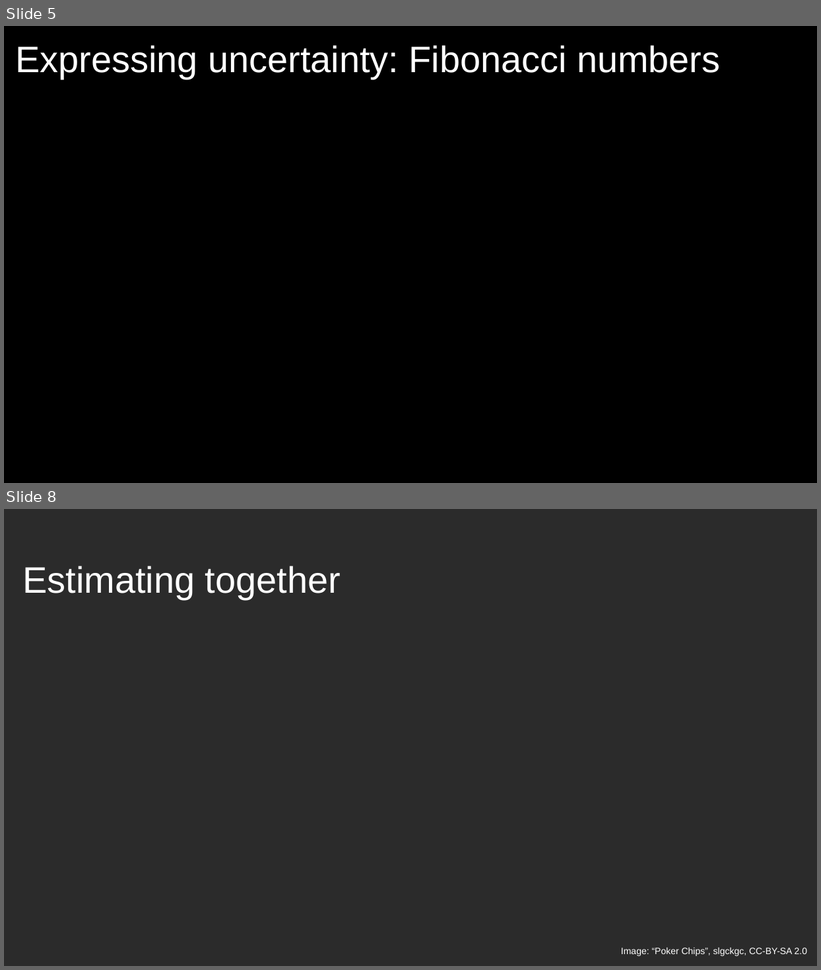
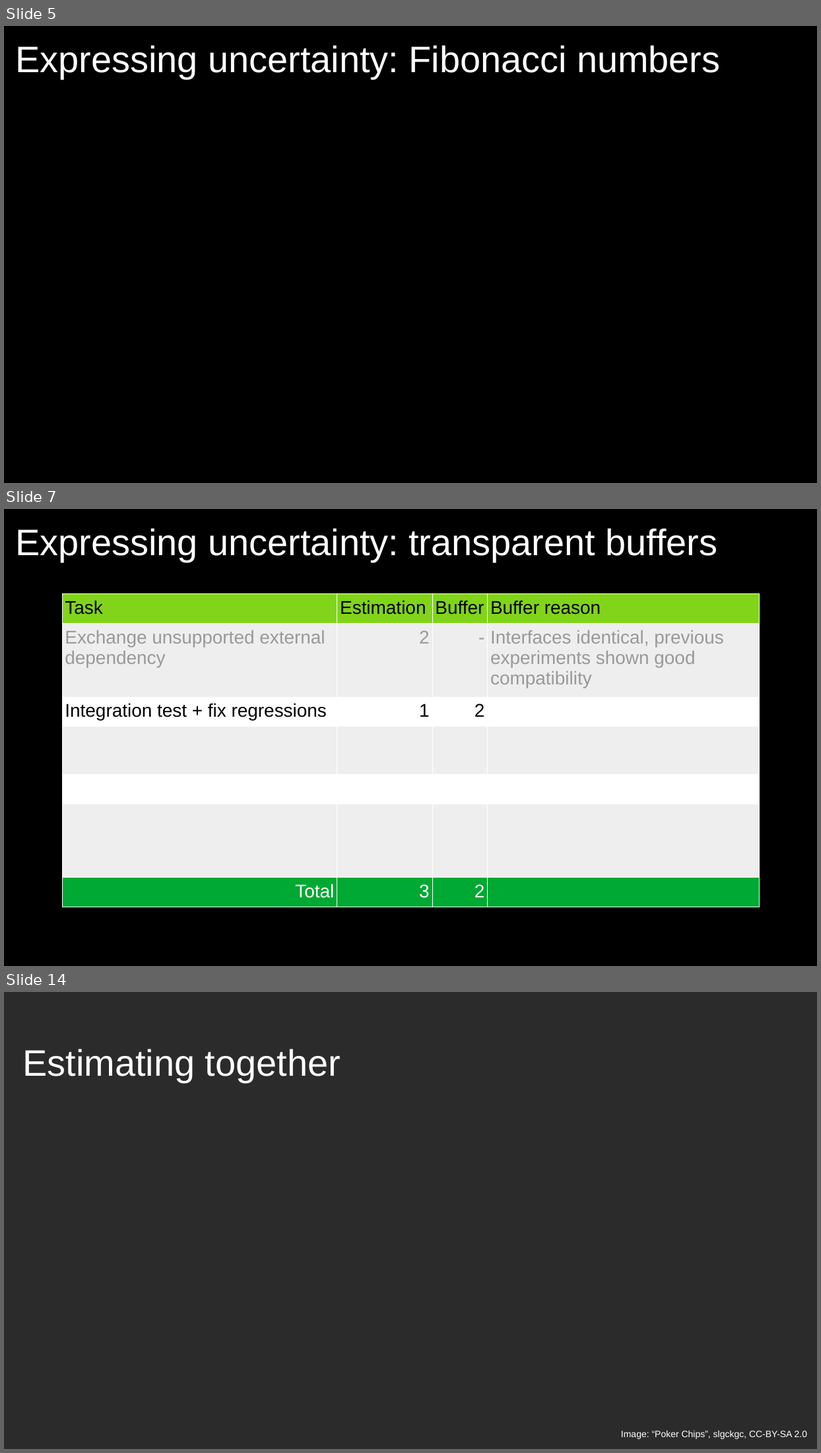
Before and after one commit to exasol/tutorials, a slide deck: estimating/estimating.odp. Shown one above the other, each under a label of ours: slides 5 and 8 before the commit, slides 5, 7 and 14 after it; the slides between them are not shown. The pictures are 821x970 and 821x1453 pixels, drawn with LibreOffice and Linux fonts; fonts in the diff are those of the drawing; background and template pictures are left out; a plain dark background stands for a picture behind light text. Boxes give left, top, right and bottom in pixels: in the first picture for what was removed or moved away, otherwise in the second. Text is boxed around its words. In the diff, an @@ line names an element or a change of style, - is before the commit and + after.

```diff
--- a/estimating/estimating.odp
+++ b/estimating/estimating.odp
@@ slide 7 added at [4,509,817,966], background #000000 @@
@@ title added at [16,528,718,562], 36 pt, text #FFFFFF @@
+Expressing uncertainty: transparent buffers
@@ table added at [62,594,760,901], 7 rows, 4 columns @@
+Task | Estimation | Buffer | Buffer reason
+Exchange unsupported external dependency | 2 | - | Interfaces identical, previous experiments shown good compatibility
+Integration test + fix regressions | 1 | 2 | 
+ |  |  | 
+ |  |  | 
+ |  |  | 
+Total | 3 | 2 | 
@@ what was slide 8 is now slide 14 @@
```
Also in this commit, not shown: 11 slides changed, 5 other slides added.
